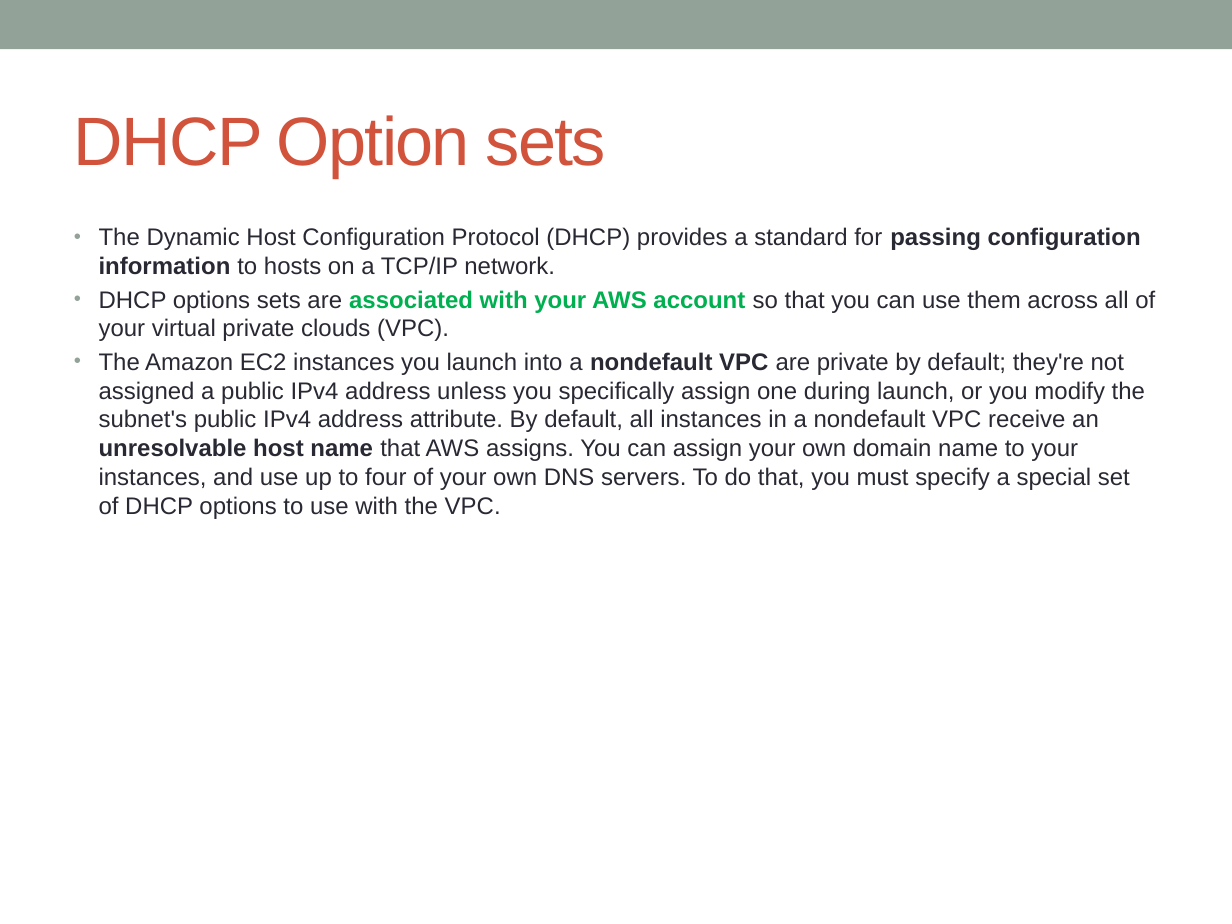
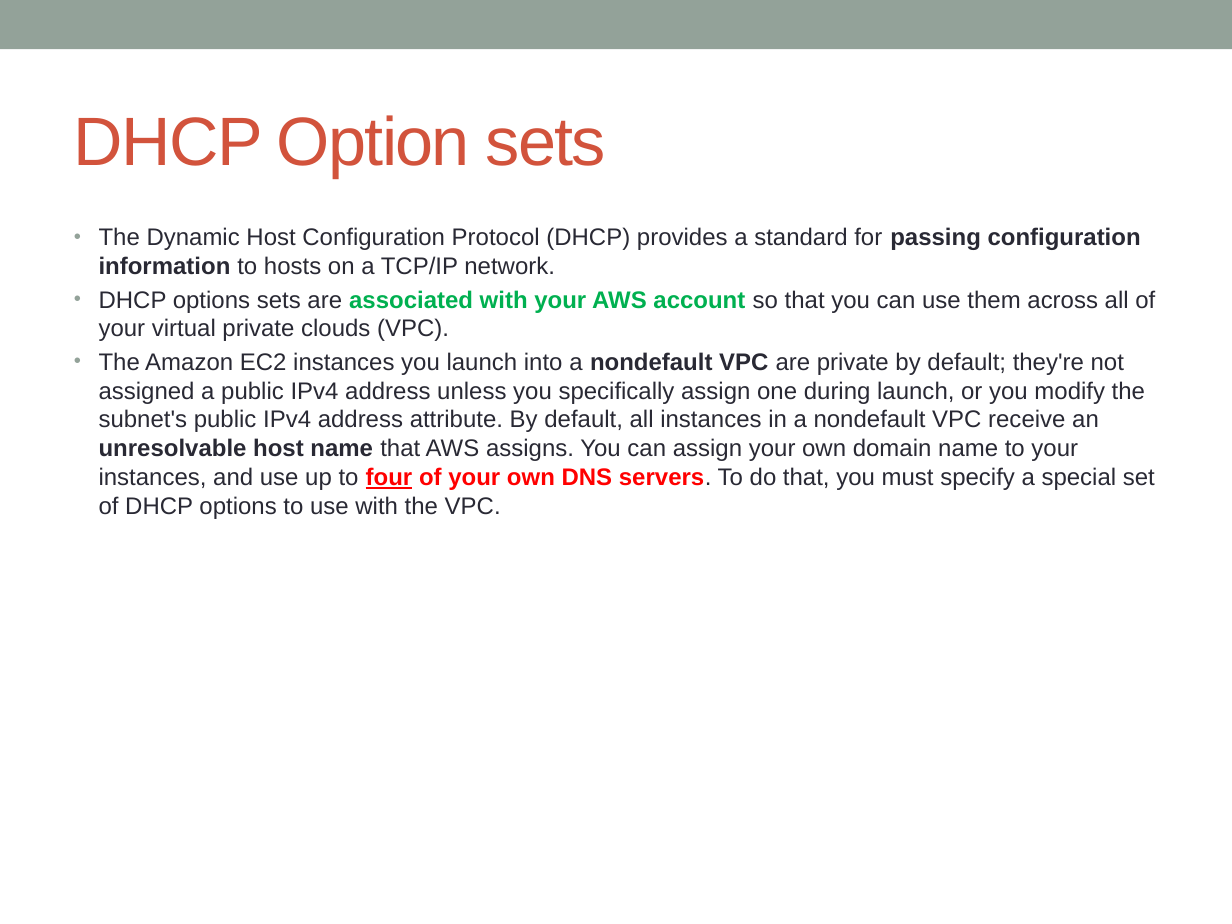
Before and after one commit to notionquest/ProjectDocumentation, a slide deck: slide 11 of AWS_Solution_Architect.pptx (slide 10 before the commit). Drawn at 1232x924 pixels with LibreOffice and Linux fonts; fonts in the diff are those of the drawing. Boxes give left, top, right and bottom in pixels: in the first picture for what was removed or moved away, otherwise in the second. Text is boxed around its words. In the diff, an @@ line names an element or a change of style, - is before the commit and + after.

```diff
--- a/AWS_Solution_Architect.pptx
+++ b/AWS_Solution_Architect.pptx
@@ text at bbox=[99, 352, 1155, 519]: text colour #292934 to #FF0000, bold on in "four of your own DNS servers."; underline on in "four" @@
```
Also in this commit, not shown: 9 other slides changed, 21 slides added.
